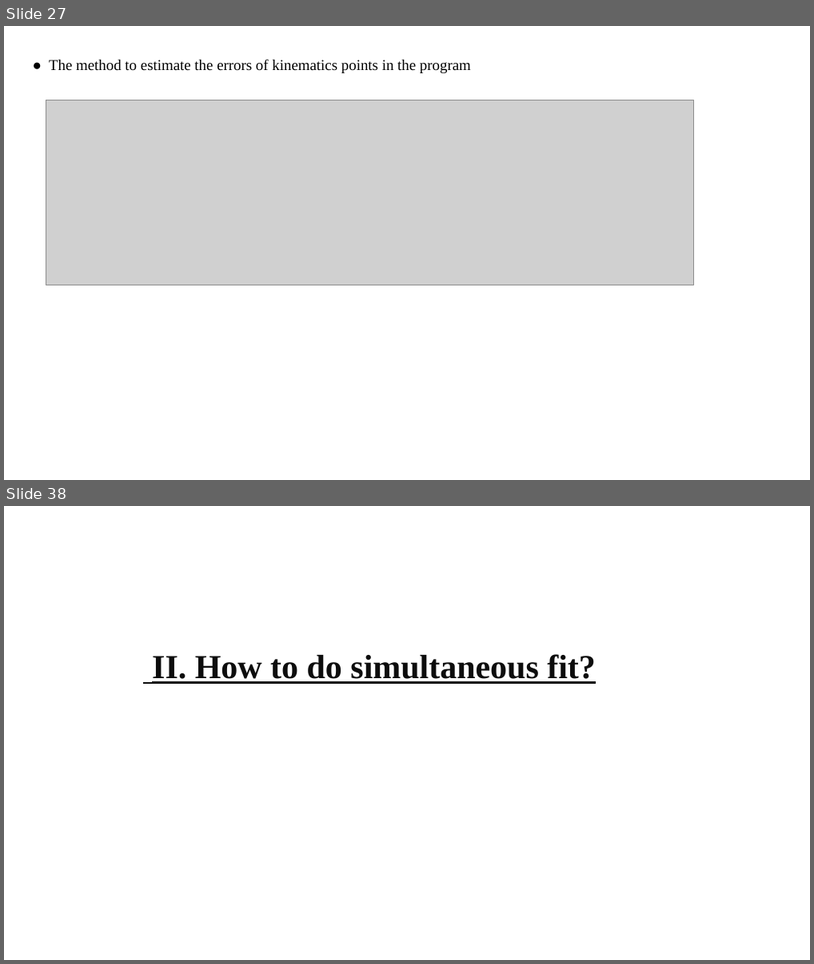
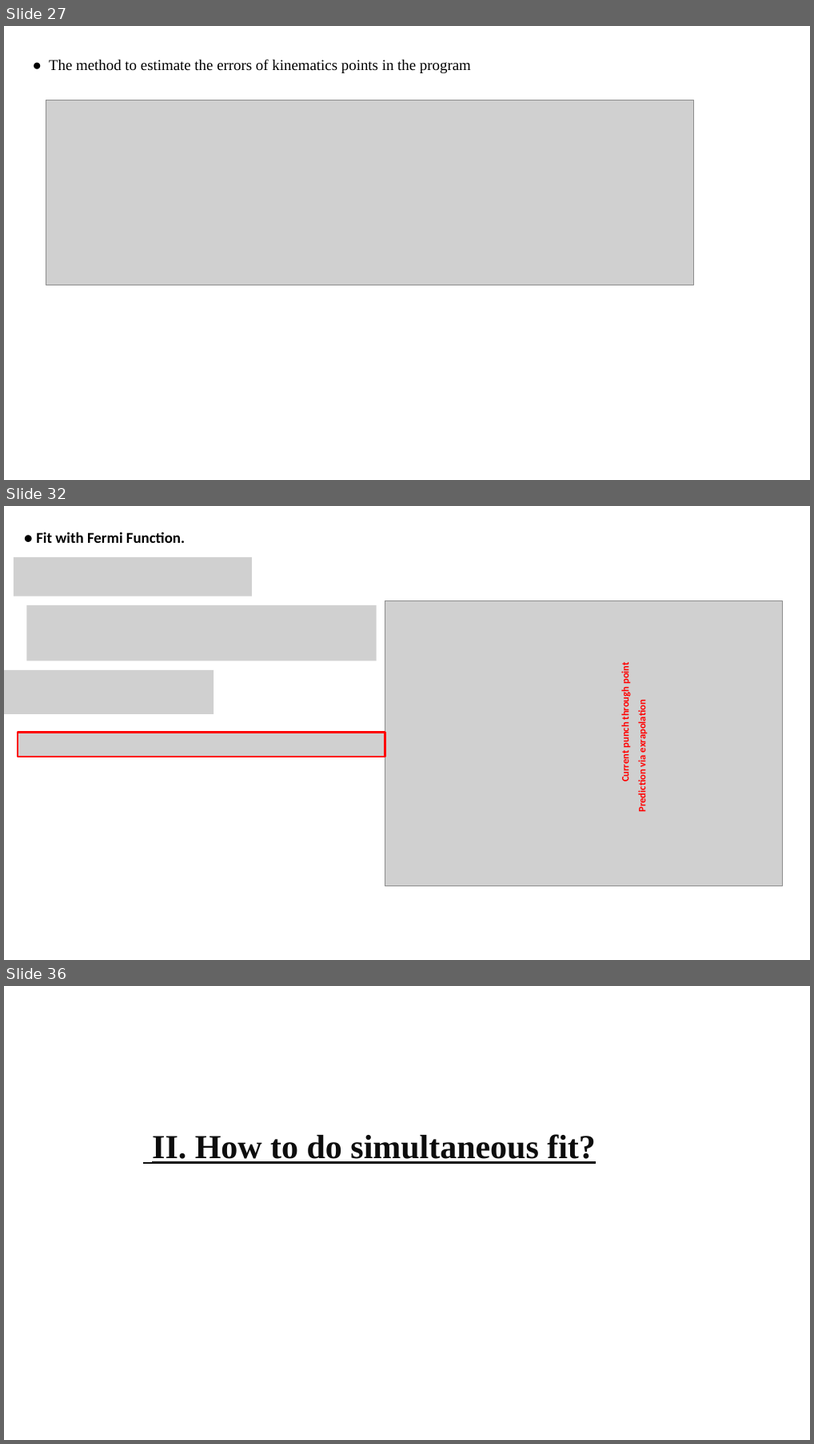
Before and after one commit to gfh16/StudyNotes, a slide deck: 2018Oct-Tutorial_HiRACsICalibrations.pptx. Shown one above the other, each under a label of ours: slides 27 and 38 before the commit, slides 27, 32 and 36 after it; the slides between them are not shown. The pictures are 814x964 and 814x1444 pixels, drawn with LibreOffice and Linux fonts; fonts in the diff are those of the drawing; grey boxes stand for pictures. Boxes give left, top, right and bottom in pixels: in the first picture for what was removed or moved away, otherwise in the second. Text is boxed around its words. In the diff, an @@ line names an element or a change of style, - is before the commit and + after.

Commit message:
finished punch through points.

```diff
--- a/2018Oct-Tutorial_HiRACsICalibrations.pptx
+++ b/2018Oct-Tutorial_HiRACsICalibrations.pptx
@@ slide 32 added at (4, 506, 810, 960), background #FFFFFF @@
@@ text added at (36, 532, 185, 543), 18 pt, text #000000, bold @@
+● Fit with Fermi Function.
@@ picture added at (14, 557, 252, 596) @@
@@ picture added at (385, 601, 782, 886) @@
@@ picture added at (26, 605, 376, 661) @@
@@ picture added at (4, 670, 214, 714) @@
@@ text added at (619, 664, 631, 781), 12 pt, text #FF0000, bold @@
+Current punch through point
@@ text added at (636, 704, 648, 811), 12 pt, text #FF0000, bold @@
+Prediction via exrapolation
@@ picture added at (18, 732, 386, 756) @@
@@ what was slide 38 is now slide 36 @@
```
Also in this commit, not shown: 1 slide changed, 4 other slides added, 7 slides removed, 1 other file.
